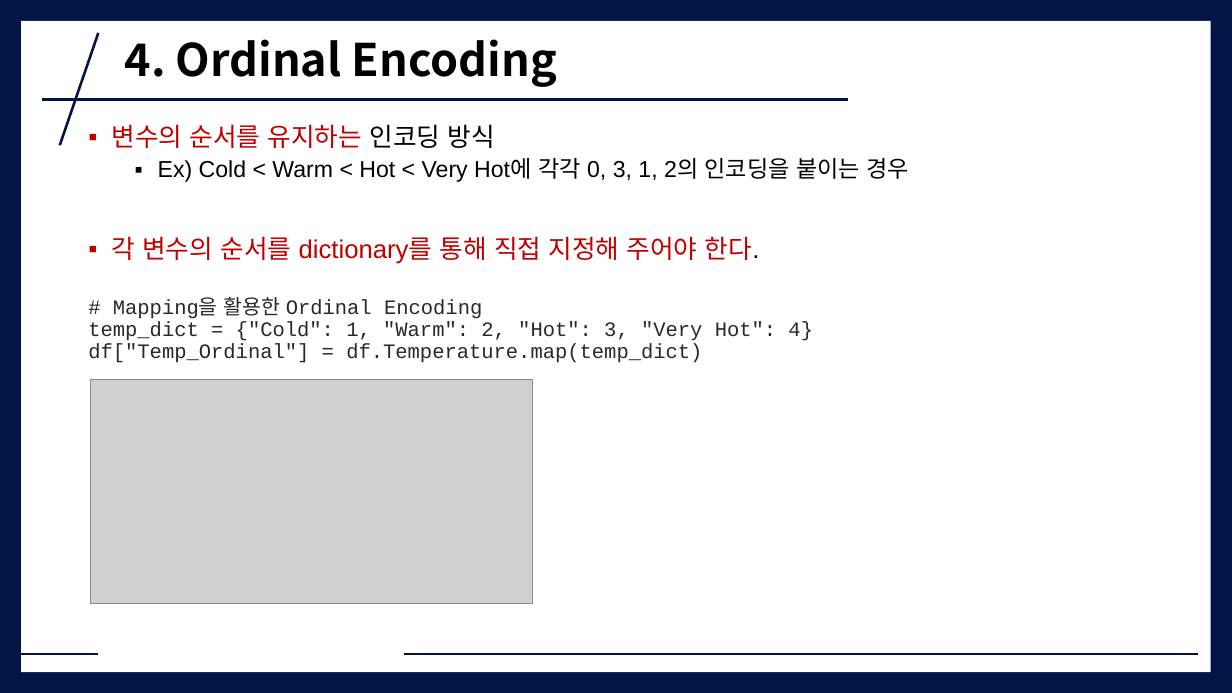
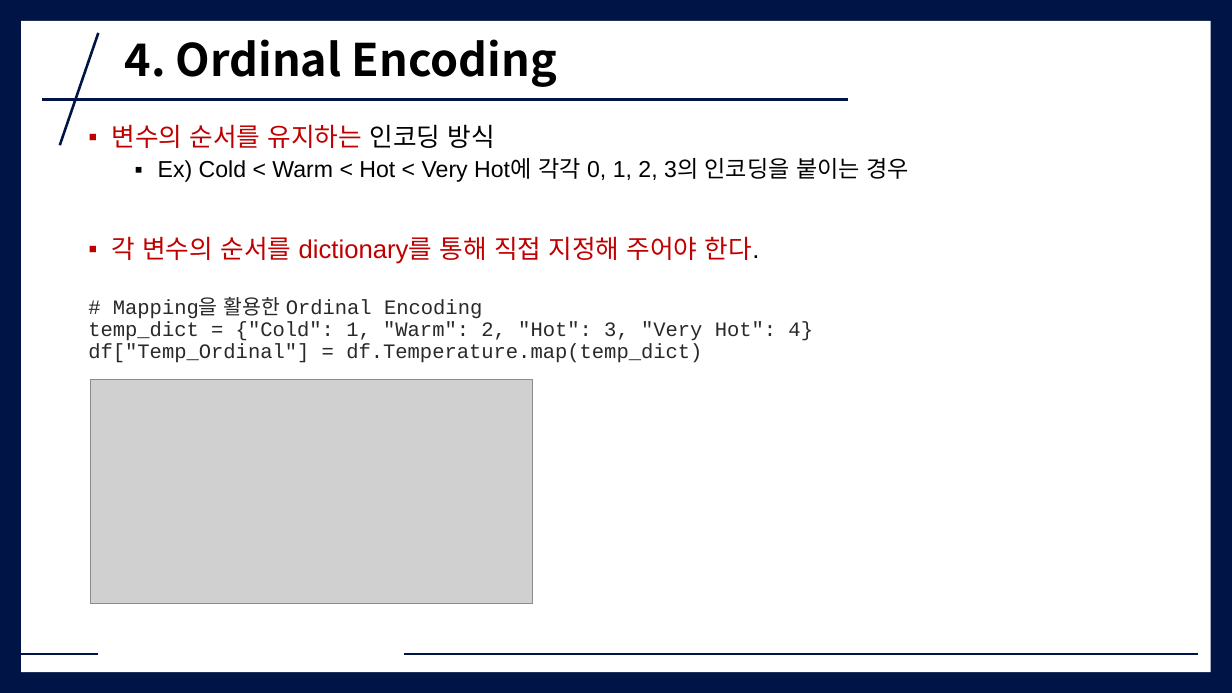
Before and after one commit to try-kaggle-together/kaggle-copy, a slide deck: slide 15 of 02_porto_seguro/2_4_encoding_method_for_categorical_variables.pptx (slide 14 before the commit). Drawn at 1232x693 pixels with LibreOffice and Linux fonts; fonts in the diff are those of the drawing; grey boxes stand for pictures. Boxes give left, top, right and bottom in pixels: in the first picture for what was removed or moved away, otherwise in the second. Text is boxed around its words. In the diff, an @@ line names an element or a change of style, - is before the commit and + after.

```diff
--- a/02_porto_seguro/2_4_encoding_method_for_categorical_variables.pptx
+++ b/02_porto_seguro/2_4_encoding_method_for_categorical_variables.pptx
@@ text at [158, 158, 909, 182]: text changed @@
-  ▪ Ex) Cold < Warm < Hot < Very Hot에 각각 0, 3, 1, 2의 인코딩을 붙이는 경우
+  ▪ Ex) Cold < Warm < Hot < Very Hot에 각각 0, 1, 2, 3의 인코딩을 붙이는 경우
```
Also in this commit, not shown: 2 other slides changed, 2 slides added.
